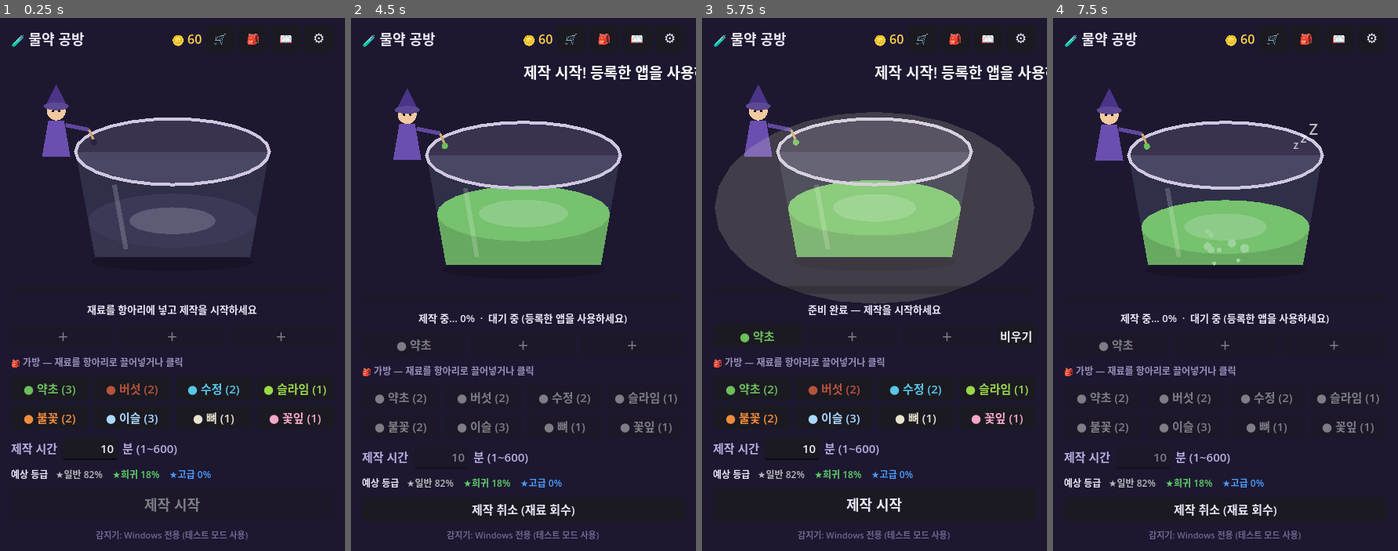
Above: before the commit, frames 1-4 (left to right).
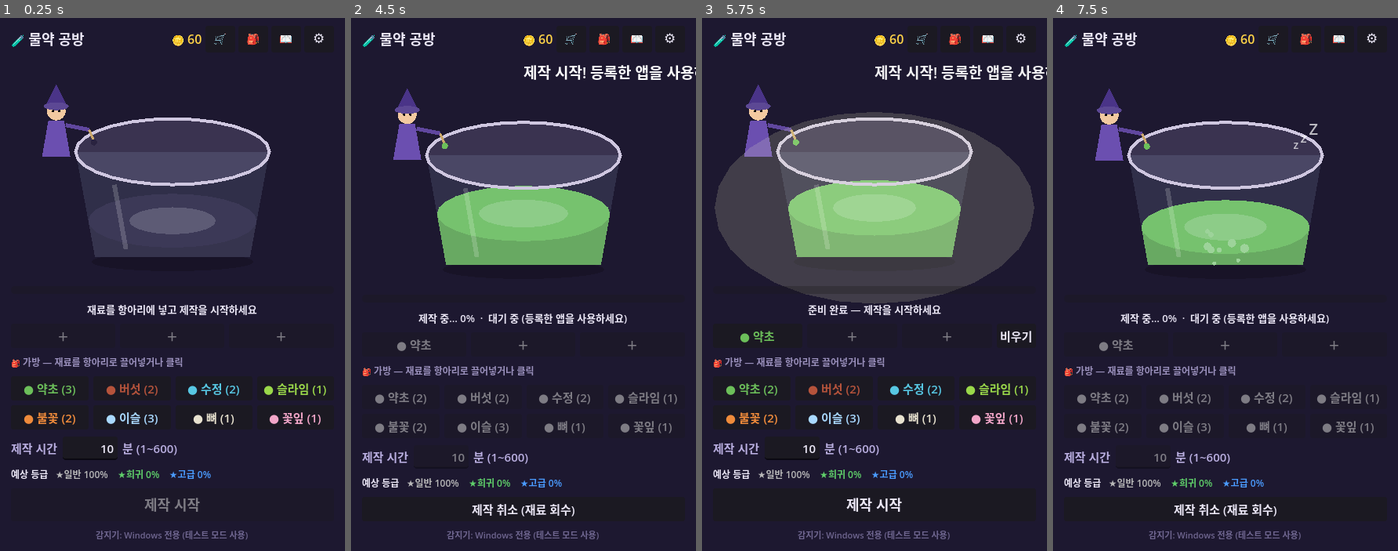
Above: after the commit, the same moments.

Repository: Six-Tail/Potion-Maker
Game: Godot game, scene res://main.tscn
Two runs of this game, one before a commit and one after it. Both use one fixed random seed, a clock stepped at 60 frames per second and the inputs below.
Inputs:
- Up to frame 1 (0.25 s): no input
- Up to frame 2 (4.5 s): click "🛒" at 0.5 s; click "🎒" at 1.25 s; click "📖" at 2 s; click "⚙" at 2.75 s; click "● 약초 (3)" at 3.5 s; click "제작 시작" at 4.25 s
- Up to frame 3 (5.75 s): click "제작 취소 (재료 회수)" at 5 s
- Up to frame 4 (7.5 s): click "제작 시작" at 5.75 s; click "🛒" at 6.5 s; click "✕" at 7.25 s

The runs differ from the first frame. In frame 1, 0.2% of the frame differs, in the area x 24-44%, y 84-87%; in frame 2, 0.2%; in frame 3, 0.2%; in frame 4, 0.2%.

Commit message:
feat: 등급 확률을 레시피 시간범위 기준(상대)으로 변경
기존에는 등급 확률이 절대 시간(분/180)에 의존해, 시간 범위가 짧은
레시피는 아무리 오래 끓여도 고급이 거의 안 나왔다. 이제 각 레시피의
허용 시간범위(min~max) 안에서 설정시간의 위치로 등급을 판정한다.
같은 레시피라도 허용 범위 안에서 더 오래 끓일수록 상위 등급 확률이 오른다.

- recipes.gd: grade_probabilities/roll_grade(절대 시간)를 제거하고
  time_ratio + grade_probabilities_ratio + grade_probabilities_for +
  roll_grade_for(범위 기준)로 교체
- game_state.gd: 완성 시 결과 레시피의 min~max 로 등급 판정
- main.gd: 예상 등급 힌트를 현재 재료로 판정되는 레시피의 범위 기준으로 표시
  (레시피 없음/시간범위 밖이면 항상 일반)

Co-Authored-By: Claude Opus 4.8 <noreply@anthropic.com>

Diff:
--- a/scripts/game_state.gd
+++ b/scripts/game_state.gd
@@ -159,10 +159,11 @@
 
 func _complete_brew() -> void:
 	var result: Dictionary = Recipes.resolve(brew.ings, brew.minutes)
-	# 등급 판정: 실패작/정체불명은 항상 일반, 그 외는 시간에 따라 확률적으로.
+	# 등급 판정: 실패작/정체불명은 항상 일반, 그 외는 레시피 시간범위 안에서의
+	# 설정시간 위치에 따라 확률적으로(범위 안에서 더 오래 끓일수록 상위 등급↑).
 	var grade := 0
 	if result.id != "unknown" and result.id != "failure":
-		grade = Recipes.roll_grade(brew.minutes)
+		grade = Recipes.roll_grade_for(brew.minutes, float(result.get("min", 1)), float(result.get("max", 1)))
 	last_made_name = String(result.name)
 	last_made_grade = grade
 	_add_potion(result, grade)
--- a/scripts/main.gd
+++ b/scripts/main.gd
@@ -405,7 +405,14 @@
 		return
 	var t := time_input.text.strip_edges()
 	var m := clampi(int(t) if t.is_valid_int() else 0, 0, 600)
-	var p := Recipes.grade_probabilities(m)
+	# 현재 재료+시간으로 만들어질 물약을 판정해, 그 레시피의 시간범위 기준으로
+	# 등급 확률을 보여준다. (레시피 없음/시간범위 밖이면 항상 일반)
+	var res := Recipes.resolve(GameState.jar_ingredients, float(m))
+	var p: Array
+	if res.id != "unknown" and res.id != "failure":
+		p = Recipes.grade_probabilities_for(float(m), float(res.get("min", 1)), float(res.get("max", 1)))
+	else:
+		p = [1.0, 0.0, 0.0]
 	grade_hint.text = "예상 등급   [color=#b8b8b8]★일반 %d%%[/color]    [color=#5fd06a]★희귀 %d%%[/color]    [color=#4a9bff]★고급 %d%%[/color]" % [roundi(p[0] * 100), roundi(p[1] * 100), roundi(p[2] * 100)]
 
 func _read_minutes() -> int:
--- a/scripts/recipes.gd
+++ b/scripts/recipes.gd
@@ -95,9 +95,10 @@
 func grade_mult(g: int) -> float:
 	return GRADE_MULT[clampi(g, 0, 2)]
 
-## 설정 시간(분)에 따른 등급 확률 [일반, 희귀, 고급]. 시간이 길수록 상위 등급↑.
-func grade_probabilities(minutes: float) -> Array:
-	var q := clampf(minutes / 180.0, 0.0, 1.0)   # 0분→0, 180분↑→1
+## 0~1 비율(레시피 시간범위 내 위치)에 따른 등급 확률 [일반, 희귀, 고급].
+## 비율이 클수록(= 허용 범위 안에서 더 오래 끓일수록) 상위 등급 확률이 오른다.
+func grade_probabilities_ratio(q: float) -> Array:
+	q = clampf(q, 0.0, 1.0)
 	var w_common := 1.0 - q                       # 짧을수록 일반
 	var w_rare := q * (1.0 - q) * 2.0 + 0.1       # 중간 구간에서 희귀 피크
 	var w_premium := q * q                        # 길수록 고급 급증
@@ -106,9 +107,20 @@
 		return [1.0, 0.0, 0.0]
 	return [w_common / total, w_rare / total, w_premium / total]
 
-## 시간에 따라 등급을 확률적으로 뽑는다.
-func roll_grade(minutes: float) -> int:
-	var p := grade_probabilities(minutes)
+## 레시피 시간범위(rmin~rmax) 안에서 설정시간의 위치를 0~1 로 구한다.
+func time_ratio(minutes: float, rmin: float, rmax: float) -> float:
+	if rmax <= rmin:
+		return 1.0
+	return clampf((minutes - rmin) / (rmax - rmin), 0.0, 1.0)
+
+## 레시피 시간범위 기준 등급 확률 [일반, 희귀, 고급].
+## 같은 레시피라도 허용 시간 안에서 더 오래 끓이면 상위 등급이 잘 나온다.
+func grade_probabilities_for(minutes: float, rmin: float, rmax: float) -> Array:
+	return grade_probabilities_ratio(time_ratio(minutes, rmin, rmax))
+
+## 레시피 시간범위 기준으로 등급을 확률적으로 뽑는다.
+func roll_grade_for(minutes: float, rmin: float, rmax: float) -> int:
+	var p := grade_probabilities_for(minutes, rmin, rmax)
 	var r := randf()
 	if r < p[0]:
 		return 0
